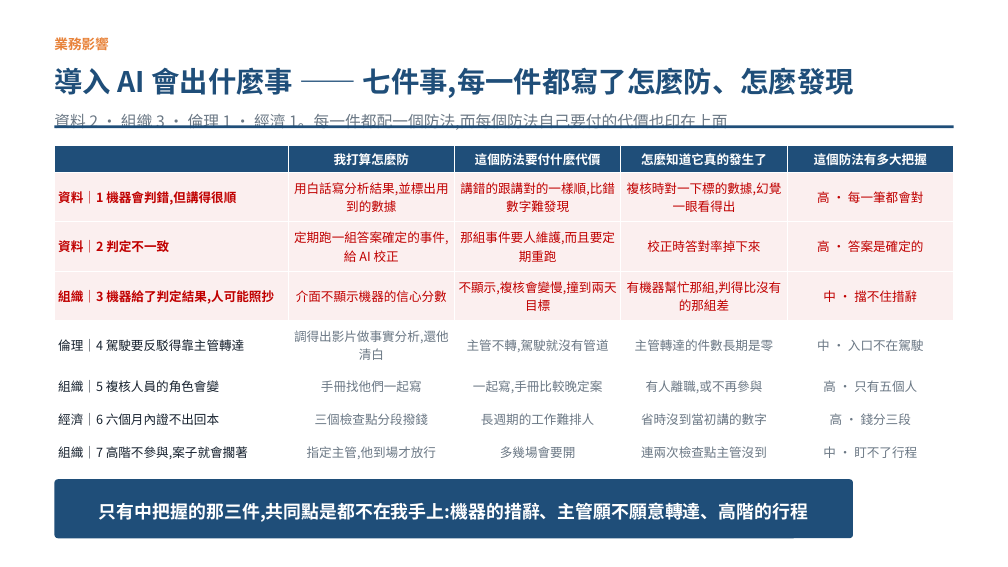
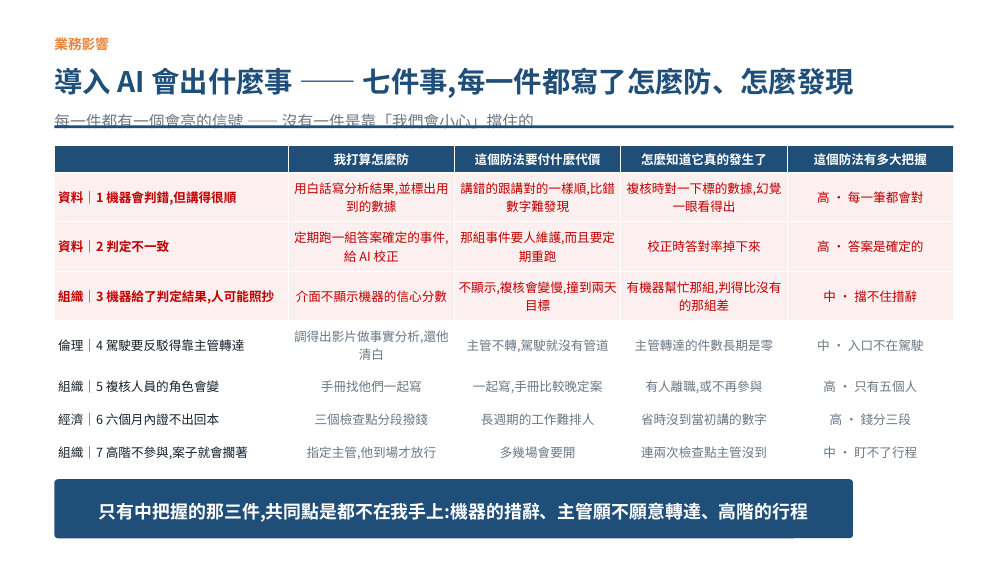
Before and after one commit to pokai-huang0828/UTS_workspace, a slide deck: slide 7 of Artificial Intelligence for Enterprises/Assessment3/Huang_26254793_421104_Assessment 3.pptx. Drawn at 1008x567 pixels with LibreOffice and Linux fonts; fonts in the diff are those of the drawing. Boxes give left, top, right and bottom in pixels: in the first picture for what was removed or moved away, otherwise in the second. Text is boxed around its words. In the diff, an @@ line names an element or a change of style, - is before the commit and + after.

```diff
--- a/Artificial Intelligence for Enterprises/Assessment3/Huang_26254793_421104_Assessment 3.pptx
+++ b/Artificial Intelligence for Enterprises/Assessment3/Huang_26254793_421104_Assessment 3.pptx
@@ text at [54,113,534,129]: text changed @@
-資料 2 · 組織 3 · 倫理 1 · 經濟 1。每一件都配一個防法,而每個防法自己要付的代價也印在上面
+每一件都有一個會亮的信號 —— 沒有一件是靠「我們會小心」擋住的
```
Also in this commit, not shown: 3 other slides changed, 2 other files.
